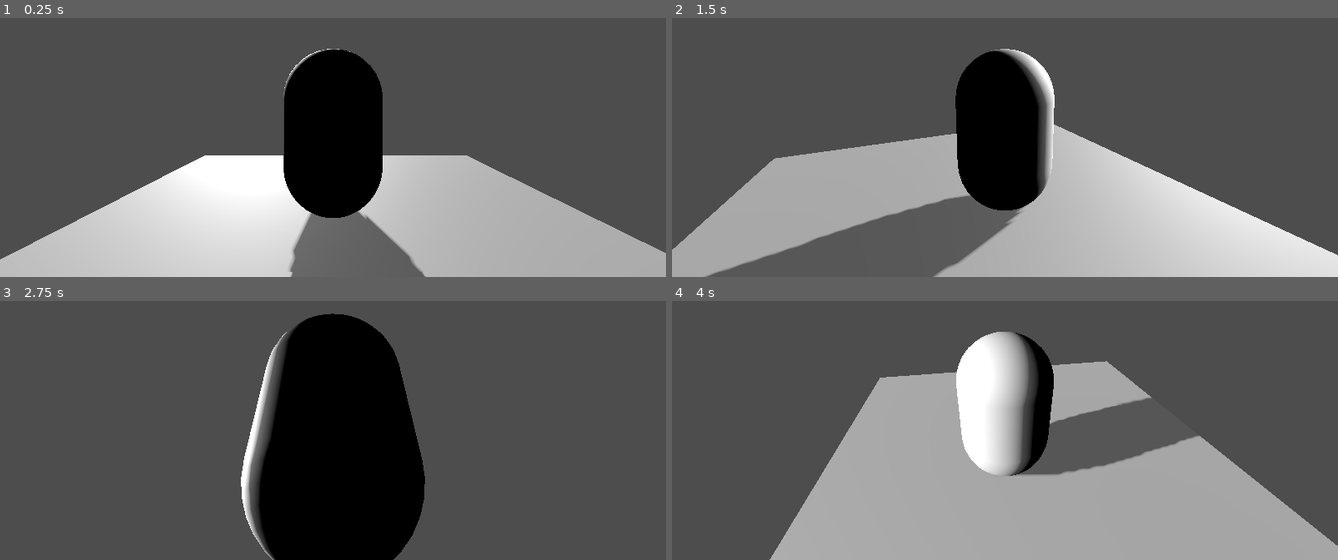
Above: before the commit, frames 1-4 (two rows, left to right).
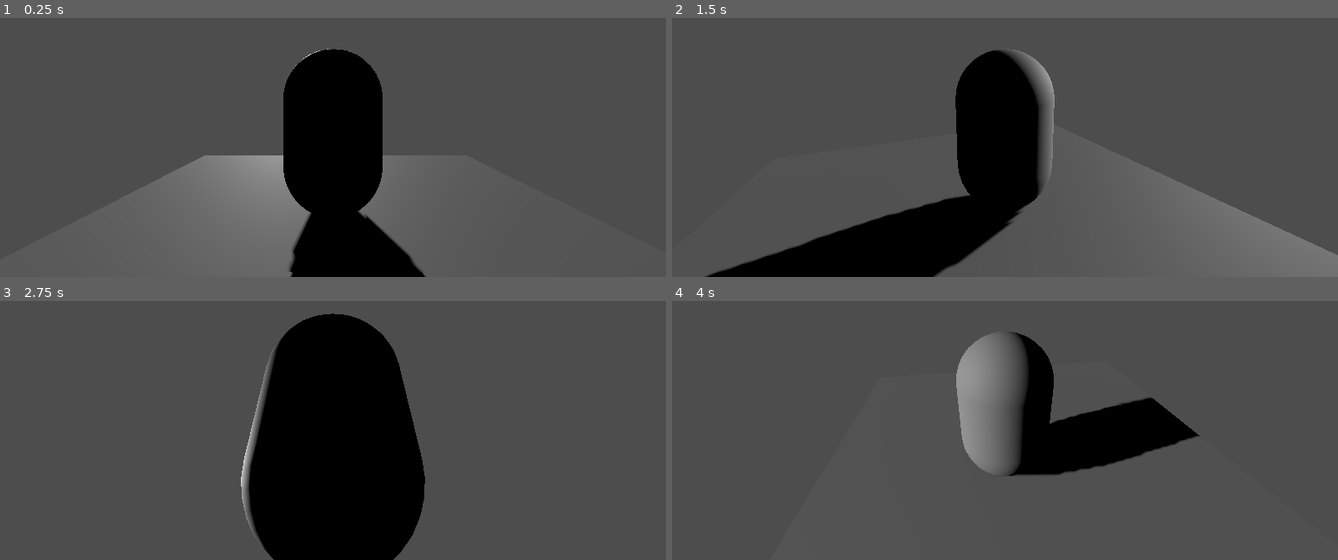
Above: after the commit, the same moments.

Repository: LifeIsPeace/development_bros_practice
Game: Godot game, scene res://lifeIsPeace/workplace_lifePeace.tscn
Same seed, same stepped clock (60 frames per second), same inputs: the game is played once before the commit and once after it. The project has no main scene, so this scene is started directly.
Inputs (mouse positions are in pixels of both pictures, inside the frame that each line leads up to):
- Up to frame 1 (0.25 s): no input
- Up to frame 2 (1.5 s): tap Enter at 0.5 s; move the mouse to (1151, 72) at 0.52 s; tap Space at 1.25 s; move the mouse to (871, 108) at 1.27 s
- Up to frame 3 (2.75 s): tap Enter at 2 s; move the mouse to (outside the picture) at 2.02 s
- Up to frame 4 (4 s): tap Space at 2.75 s; move the mouse to (971, 448) at 2.77 s; tap Enter at 3.5 s; move the mouse to (1204, 427) at 3.52 s

The runs differ from the first frame. In frame 1, 32% of the frame differs, in the area x 0-100%, y 11-100%; in frame 2, 38%; in frame 3, 2.1%; in frame 4, 46%, in the area x 14-100%, y 11-100%.

Commit message:
Deleted directionallight from moveablepill_peace

Diff:
--- a/bros-learning/lifeIsPeace/moveablepill_Peace.tscn
+++ b/bros-learning/lifeIsPeace/moveablepill_Peace.tscn
@@ -17,6 +17,3 @@
 
 [node name="Camera3D" type="Camera3D" parent="Pill/CameraPivot/SpringArm3D" unique_id=1692746435]
 unique_name_in_owner = true
-
-[node name="DirectionalLight3D" type="DirectionalLight3D" parent="." unique_id=254212973]
-transform = Transform3D(-0.9267034, 0, -0.37579364, -0.12915538, 0.9390843, 0.3184959, 0.3529019, 0.343687, -0.8702526, 16, 20, 0)
